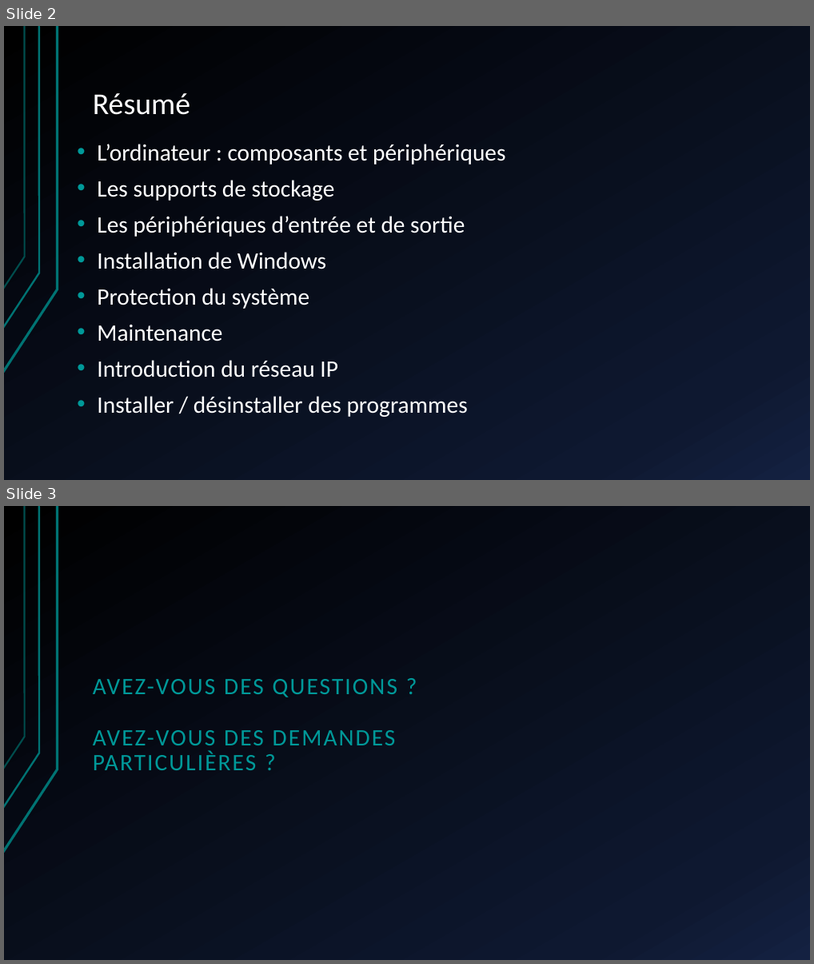
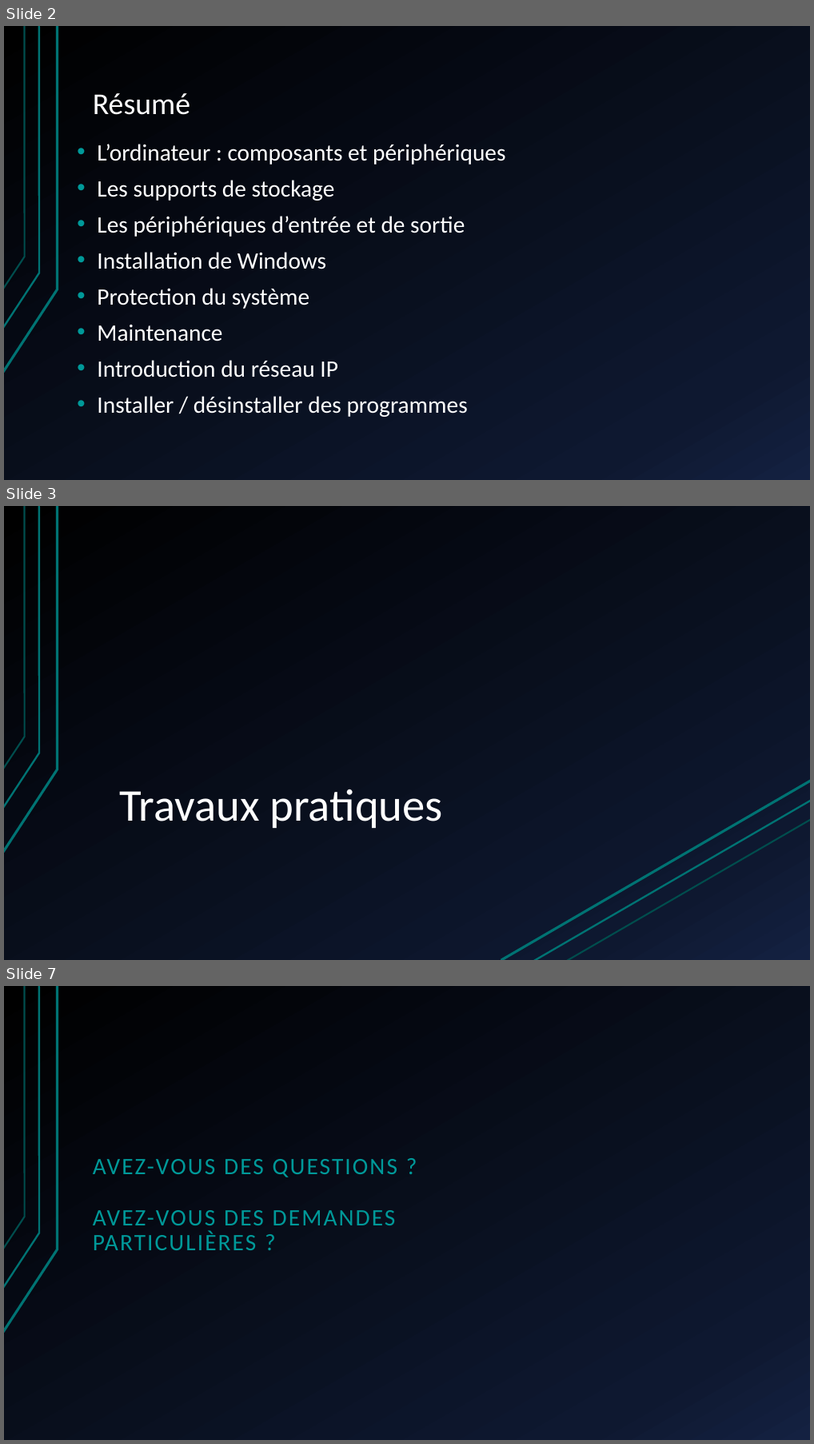
Before and after one commit to JojoTech-IT/Formation, a slide deck: Formation - installation d'un pc-2.pptx. Shown one above the other, each under a label of ours: slides 2 and 3 before the commit, slides 2, 3 and 7 after it; the slides between them are not shown. The pictures are 814x964 and 814x1444 pixels, drawn with LibreOffice and Linux fonts; fonts in the diff are those of the drawing. Boxes give left, top, right and bottom in pixels: in the first picture for what was removed or moved away, otherwise in the second. Text is boxed around its words. In the diff, an @@ line names an element or a change of style, - is before the commit and + after.

```diff
--- a/Formation - installation d'un pc-2.pptx
+++ b/Formation - installation d'un pc-2.pptx
@@ slide 3 added at [4, 506, 810, 960], background gradient #000000 to #0F1931 to #142242; not listed: 3 template elements that a slide beside it also shows @@
@@ title added at [119, 789, 443, 828], 54 pt, text #FFFFFF @@
+Travaux pratiques
@@ line added from (502, 960) to (810, 780), #007373 3 pt @@
@@ line added from (534, 960) to (810, 800), #007373 2.25 pt @@
@@ line added from (567, 960) to (810, 820), #007373 2 pt @@
@@ what was slide 3 is now slide 7 @@
```
Also in this commit, not shown: 3 other slides added.
